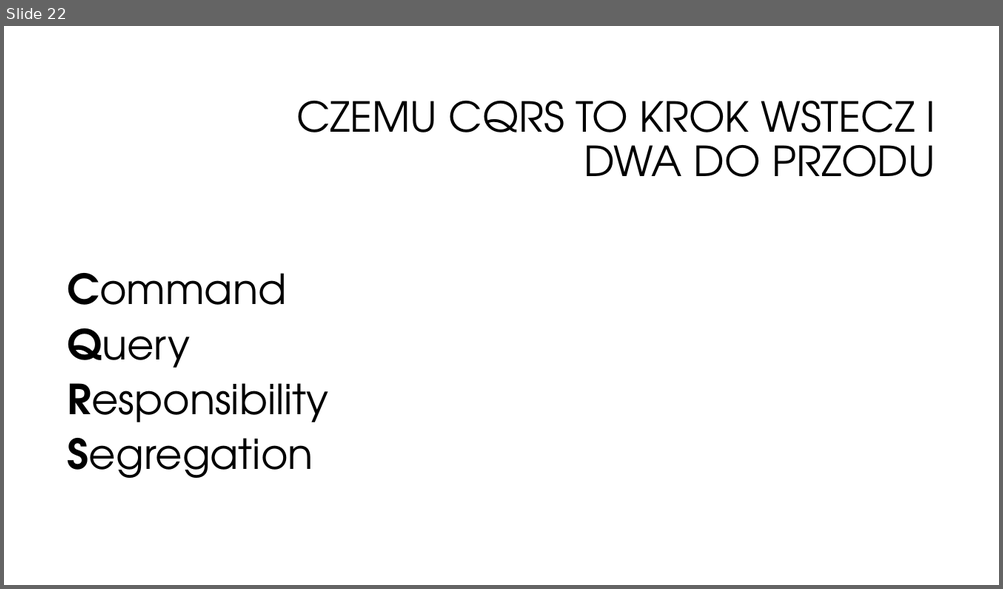
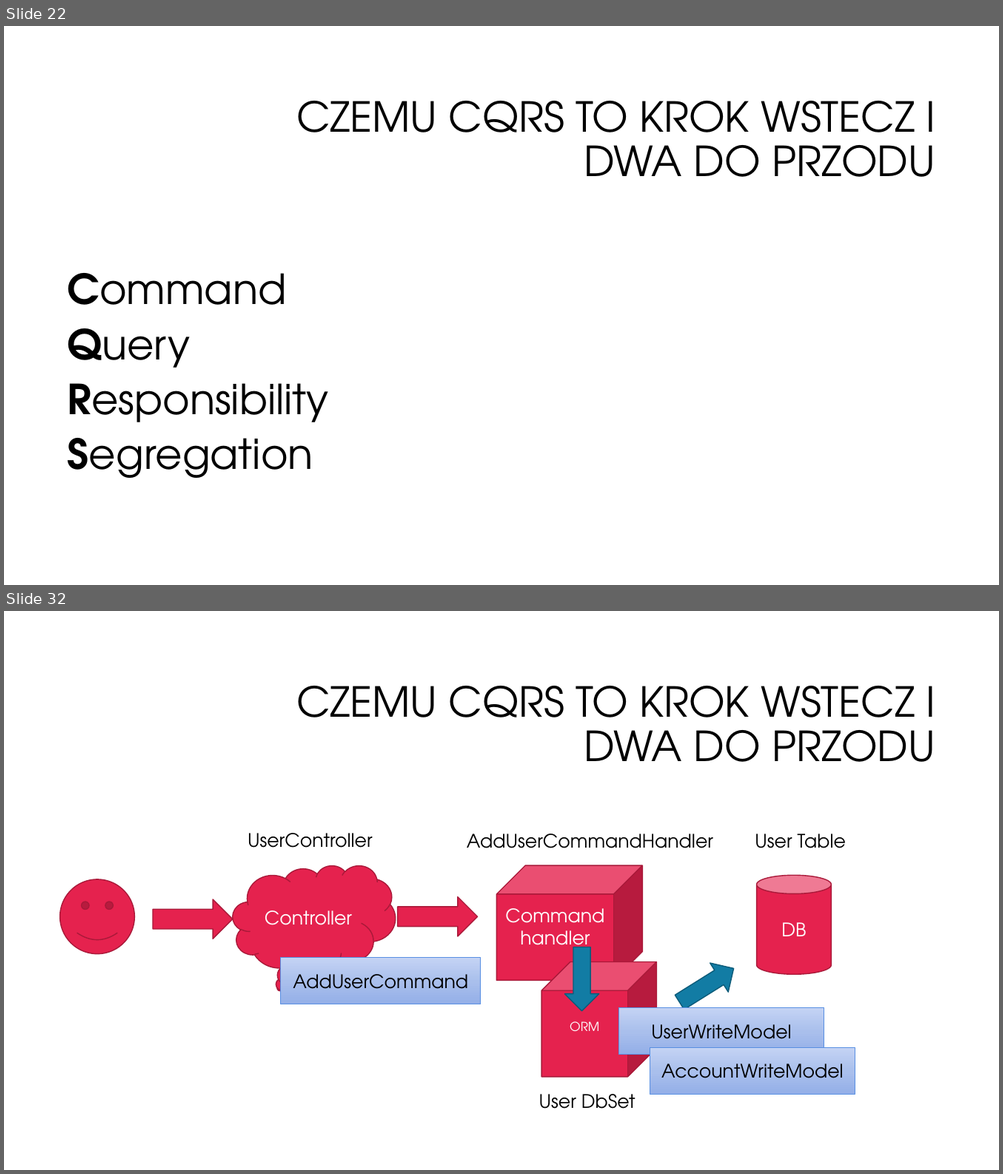
Before and after one commit to oskardudycz/EventSourcing.NetCore, a slide deck: Slides.pptx. Shown one above the other, each under a label of ours: slide 22 before the commit, slides 22 and 32 after it; the slides between them are not shown. The pictures are 1003x589 and 1003x1174 pixels, drawn with LibreOffice and Linux fonts; fonts in the diff are those of the drawing; background and template pictures are left out. Boxes give left, top, right and bottom in pixels: in the first picture for what was removed or moved away, otherwise in the second. Text is boxed around its words. In the diff, an @@ line names an element or a change of style, - is before the commit and + after.

Commit message:
Added cqrs slides

```diff
--- a/Slides.pptx
+++ b/Slides.pptx
@@ slide 32 added at (x1=4, y1=611, x2=999, y2=1170), background #FFFFFF @@
@@ title added at (x1=296, y1=686, x2=935, y2=762), 40 pt, text #000000 @@
+CZEMU CQRS TO KROK WSTECZ I DWA DO PRZODU
@@ text added at (x1=247, y1=833, x2=372, y2=848), 18 pt, text #000000 @@
+UserController
@@ text added at (x1=466, y1=834, x2=713, y2=849), 18 pt, text #000000 @@
+AddUserCommandHandler
@@ text added at (x1=754, y1=834, x2=845, y2=849), 18 pt, text #000000 @@
+User Table
@@ thought cloud added at (x1=233, y1=866, x2=395, y2=974), fill #E5224E, outline #A9193A 1 pt, 18 pt, text #FFFFFF @@
+Controller
@@ cube added at (x1=496, y1=866, x2=642, y2=980), fill #E5224E, outline #A9193A 1 pt, 18 pt, text #FFFFFF @@
+Command handler
@@ cylinder added at (x1=757, y1=875, x2=831, y2=974), fill #E5224E, outline #A9193A 1 pt, 18 pt, text #FFFFFF @@
+DB
@@ smiley face added at (x1=60, y1=880, x2=134, y2=954), fill #E5224E, outline #A9193A 1 pt @@
@@ right arrow added at (x1=397, y1=897, x2=477, y2=937), fill #E5224E, outline #A9193A 1 pt @@
@@ right arrow added at (x1=153, y1=900, x2=233, y2=940), fill #E5224E, outline #A9193A 1 pt @@
@@ rectangle added at (x1=281, y1=958, x2=481, y2=1004), fill gradient #C4D4F5 to #A9BFED to #94B0E9, outline #588FE2 0.75 pt, 18 pt, text #000000 @@
+AddUserCommand
@@ cube added at (x1=541, y1=963, x2=656, y2=1077), fill #E5224E, outline #A9193A 1 pt, 12 pt, text #FFFFFF @@
+ORM
@@ down arrow added at (x1=564, y1=948, x2=599, y2=1011), fill #127CA4, outline #0D5C79 1 pt @@
@@ down arrow added at (x1=671, y1=954, x2=743, y2=1017), fill #127CA4, outline #0D5C79 1 pt @@
@@ rectangle added at (x1=619, y1=1008, x2=824, y2=1054), fill gradient #C4D4F5 to #A9BFED to #94B0E9, outline #588FE2 0.75 pt, 18 pt, text #000000 @@
+UserWriteModel
@@ rectangle added at (x1=649, y1=1048, x2=854, y2=1094), fill gradient #C4D4F5 to #A9BFED to #94B0E9, outline #588FE2 0.75 pt, 18 pt, text #000000 @@
+AccountWriteModel
@@ text added at (x1=539, y1=1094, x2=635, y2=1109), 18 pt, text #000000 @@
+User DbSet
```
Also in this commit, not shown: 1 slide changed, 8 other slides added.
